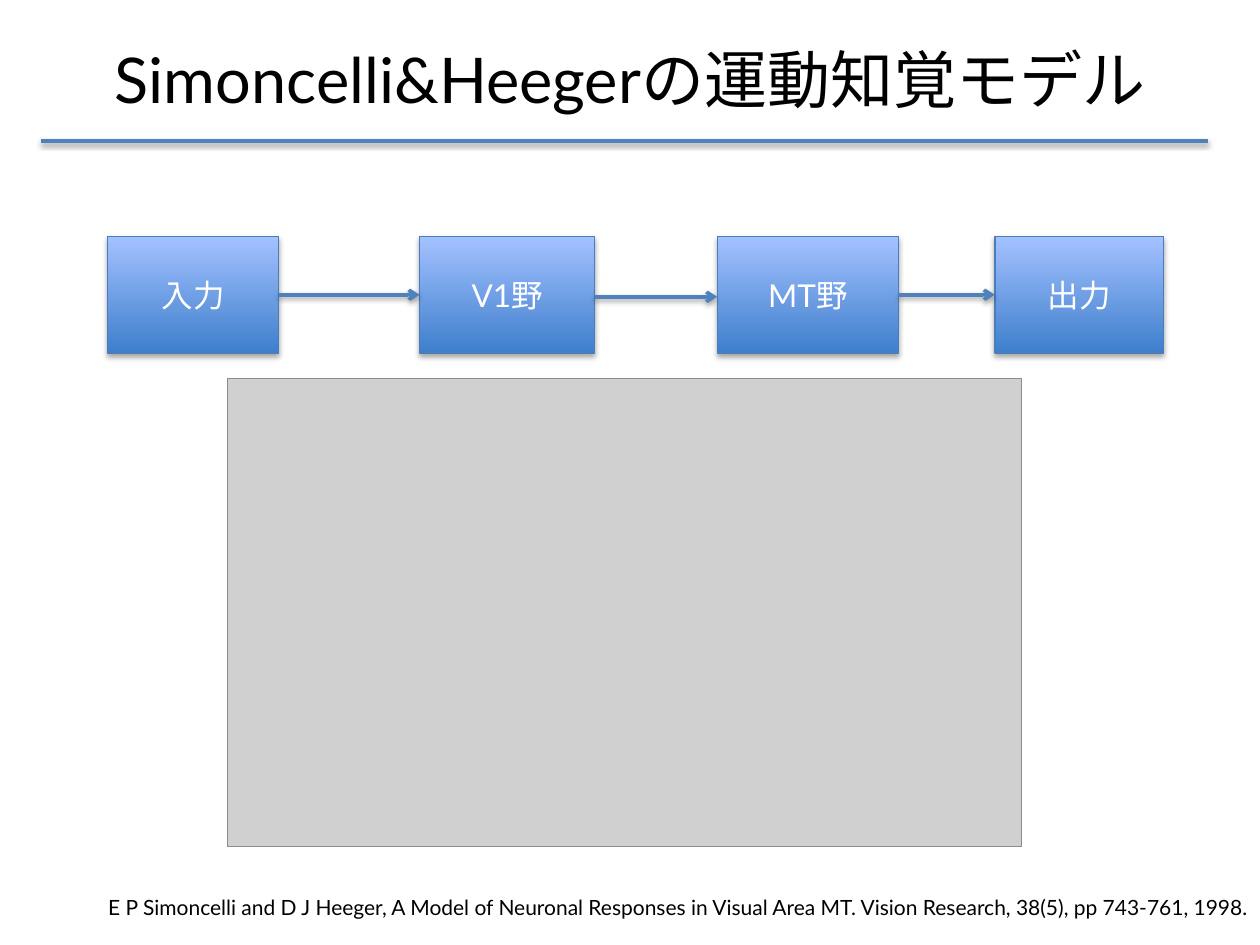
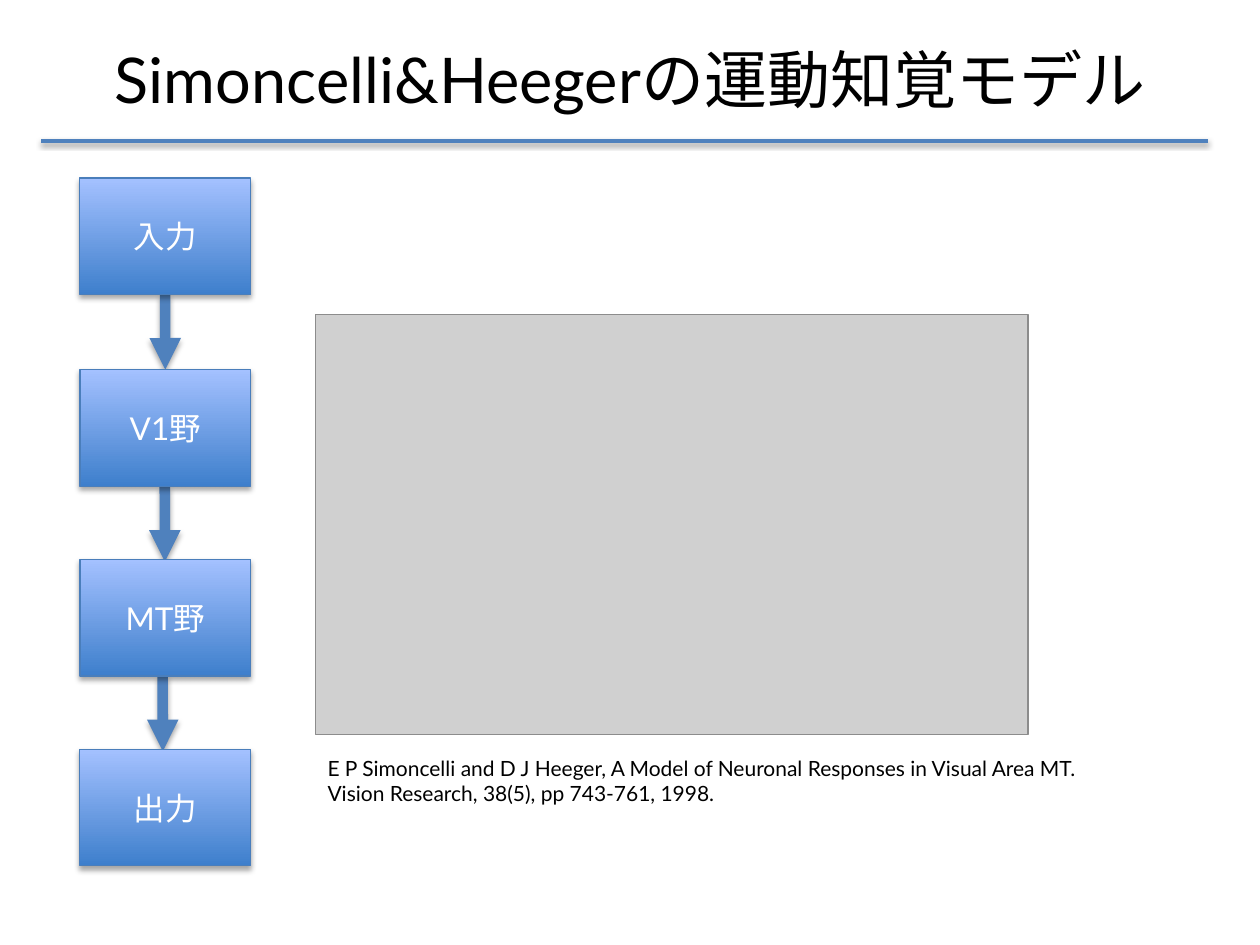
Before and after one commit to f-akazawa/akaz_uecdevelop, a slide deck: slide 6 of doc/中間発表資料.pptx. Drawn at 1260x945 pixels with LibreOffice and Linux fonts; fonts in the diff are those of the drawing; grey boxes stand for pictures. Boxes give left, top, right and bottom in pixels: in the first picture for what was removed or moved away, otherwise in the second. Text is boxed around its words. In the diff, an @@ line names an element or a change of style, - is before the commit and + after.

Commit message:
６ページのフローを縦に変更
アニメーションもさせる、もう一手間加えるつもりなので、これは作りかけ

```diff
--- a/doc/中間発表資料.pptx
+++ b/doc/中間発表資料.pptx
@@ rectangle "入力": place and size @@
-rectangle "入力" at bbox=[108, 237, 280, 354]
+rectangle "入力" at bbox=[79, 178, 251, 295]
@@ arrow added from (165, 295) to (165, 369), #4F81BD 6 pt @@
@@ arrow removed from (278, 295) to (420, 295) @@
@@ arrow removed from (595, 297) to (717, 297) @@
@@ arrow removed from (898, 295) to (995, 295) @@
@@ picture: place and size @@
-picture at bbox=[227, 379, 1022, 848]
+picture at bbox=[315, 314, 1028, 733]
@@ rectangle "V1野": place and size @@
-rectangle "V1野" at bbox=[420, 237, 595, 354]
+rectangle "V1野" at bbox=[79, 369, 249, 486]
@@ arrow added from (165, 486) to (165, 562), #4F81BD 6 pt @@
@@ rectangle "MT野": place and size @@
-rectangle "MT野" at bbox=[717, 237, 898, 354]
+rectangle "MT野" at bbox=[79, 559, 249, 677]
@@ arrow added from (163, 677) to (163, 751), #4F81BD 6 pt @@
@@ rectangle "出力": place and size @@
-rectangle "出力" at bbox=[995, 237, 1164, 354]
+rectangle "出力" at bbox=[79, 750, 251, 867]
@@ text at bbox=[328, 760, 1075, 805]: text changed @@
-E P Simoncelli and D J Heeger, A Model of Neuronal Responses in Visual Area MT. Vision Research, 38(5), pp 743-761, 1998.
+E P Simoncelli and D J Heeger, A Model of Neuronal Responses in Visual Area MT.
+Vision Research, 38(5), pp 743-761, 1998.
```
Also in this commit, not shown: 2 other slides changed, 1 slide added.
